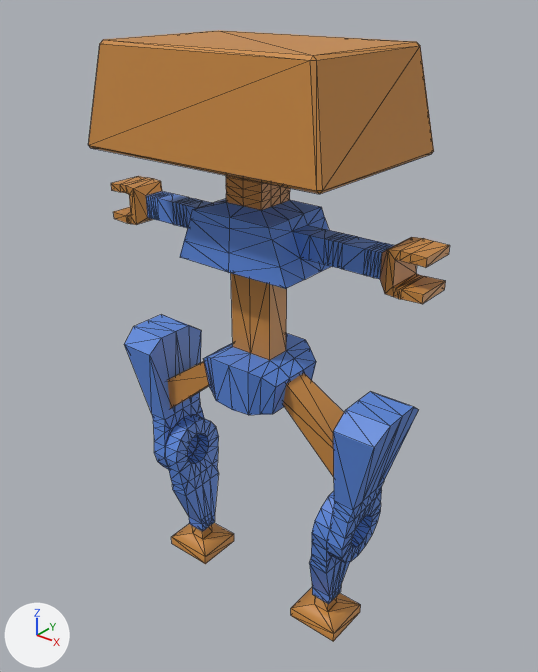
An edit to the FBX model 3dModels/robot/robot_with_anims.fbx, drawn before and after from the same camera.
The view is the same before and after, from a 50 mm lens placed at (1.2, -1.456, 1.799), pointed at (0.008, 0.035, 0.875). Every picture has the same lights, and +X, +Y and +Z are marked at lower left. Mesh edges are drawn as thin lines.

The older version as bpy lines, for what is in view:
```python
ob_cube = bpy.data.objects.new('Cube', me_cube_008)
ob_cube.location = (0.0, 0.0, 0.0)
ob_foot = bpy.data.objects.new('Foot', me_cube_005)
ob_foot.location = (0.0, 0.0, 0.0)
ob_head = bpy.data.objects.new('Head', me_cube_001)
ob_head.location = (0.0, 0.0, 0.092)
ob_leg_atachement = bpy.data.objects.new('Leg_atachement', me_cube_007)
ob_leg_atachement.location = (0.0, 0.0, 0.0)
ob_top_leg = bpy.data.objects.new('Top_leg', me_circle_002)
ob_top_leg.location = (0.0, 0.0, 0.0)
ob_top_leg_001 = bpy.data.objects.new('Top_leg.001', me_circle_003)
ob_top_leg_001.location = (0.0, 0.0, 0.0)
```
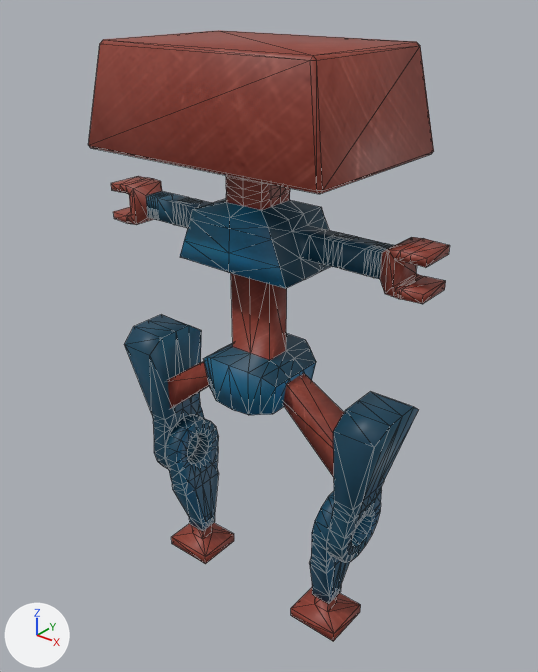
Where the newer file only moved an object's origin or applied its transform, the numbers keep the older frame.

Edits to the bpy script that builds the scene:
```text
Add img_body_png:
    img_body_png = load_image('body.png', 'textures/body.png', 1024, 1024, 'sRGB')
Add mat_body:
    mat_body = principled_material('body')
    mat_body.texture = img_body_png
Change me_cube_008:
    used by ob_cube; location = (0.0, 0.0, 0.0)
    remove me_cube_008.from_pydata(...)  # 348 vertices, 692 faces; spans x -0.515..0.515, y -0.129..0.13, z 0.701..1.409
    add me_cube_008.from_pydata(...)  # 356 vertices, 700 faces; spans x -0.515..0.515, y -0.129..0.13, z 0.701..1.524
    me_cube_008 part 10: 260 faces spanning x -0.515..0.515, y -0.058..0.058, z 0.845..1.382 switch from mat_metal (orange #cb8a40) to mat_body (picture img_body_png)
    me_cube_008 part 11: 420 faces spanning x -0.391..0.391, y -0.129..0.13, z 0.701..1.409 switch from mat_metalbase (blue #5b89de) to mat_body (picture img_body_png)
    me_cube_008 part 12: the surface is now shaded smooth
Change me_cube_007:
    used by ob_leg_atachement; location = (0.0, 0.0, 0.0)
    remove me_cube_007.from_pydata(...)  # 16 vertices, 24 faces; spans x -0.356..0.356, y -0.054..0.073, z 0.522..0.824
    add me_cube_007.from_pydata(...)  # 16 vertices, 16 faces; spans x -0.356..0.356, y -0.054..0.073, z 0.522..0.824
    me_cube_007 part 4: 16 faces spanning x -0.356..0.356, y -0.054..0.073, z 0.522..0.824 switch from mat_metal (orange #cb8a40) to mat_body (picture img_body_png)
    me_cube_007 part 5: the surface is now shaded smooth
Change me_circle_002:
    where me_circle_002.from_pydata(...)  # 184 vertices, 368 faces; spans x -0.463..0.463, y -0.114..0.114, z 0.285..0.801
    used by ob_top_leg; location = (0.0, 0.0, 0.0)
    me_circle_002 part 2: 336 faces spanning x -0.463..0.463, y -0.114..0.114, z 0.285..0.801 switch from mat_metalbase (blue #5b89de) to mat_body (picture img_body_png)
    me_circle_002 part 3: the surface is now shaded smooth
Change me_cube_001:
    where me_cube_001.from_pydata(...)  # 24 vertices, 44 faces; spans x -0.363..0.363, y -0.246..0.246, z 1.308..1.566
    used by ob_head; location = (0.0, 0.0, 0.092)
    remove me_cube_001.materials.append(mat_metal)  # orange #cb8a40
    me_cube_001 part 1: texture (UV) coordinates of 44 of 44 faces, centred in x -0.361..0.361, y -0.243..0.243, z 1.308..1.566, changed; they spanned u 0.12..0.89, v 0.0..1.0 and now span u 0.47..0.81, v 0.61..0.99
    add me_cube_001.materials.append(mat_body)  # picture img_body_png
Change me_cube_005:
    used by ob_foot; location = (0.0, 0.0, 0.0)
    remove me_cube_005.from_pydata(...)  # 32 vertices, 60 faces; spans x -0.342..0.342, y -0.074..0.074, z 0.0..0.128
    add me_cube_005.from_pydata(...)  # 32 vertices, 52 faces; spans x -0.342..0.342, y -0.074..0.074, z 0.0..0.128
    me_cube_005 part 8: 36 faces spanning x -0.342..0.342, y -0.074..0.074, z 0.0..0.128 switch from mat_metal (orange #cb8a40) to mat_body (picture img_body_png)
    me_cube_005 part 9: the surface is now shaded smooth
Change me_circle_003:
    where me_circle_003.from_pydata(...)  # 204 vertices, 408 faces; spans x -0.326..0.326, y -0.098..0.106, z 0.086..0.489
    used by ob_top_leg_001; location = (0.0, 0.0, 0.0)
    me_circle_003 part 6: 380 faces spanning x -0.326..0.326, y -0.098..0.106, z 0.086..0.489 switch from mat_metalbase (blue #5b89de) to mat_body (picture img_body_png)
    me_circle_003 part 7: the surface is now shaded smooth
```

Changed parts and their boxes [x1, y1, x2, y2] in the pictures (538 x 672 px):
'Head', recoloured, surface changed: [88, 30, 434, 194] in both
part 2 of me_circle_002, recoloured: [124, 315, 418, 563] in both
part 4 of me_cube_007, recoloured (brown to red): [168, 361, 344, 477] in both
part 6 of me_circle_003, recoloured: [165, 415, 350, 603] in both
part 8 of me_cube_005, recoloured (orange to red): [171, 524, 361, 642] in both
part 10 of me_cube_008, recoloured: [111, 175, 450, 360] in both
part 11 of me_cube_008, recoloured: [146, 191, 395, 415] in both
